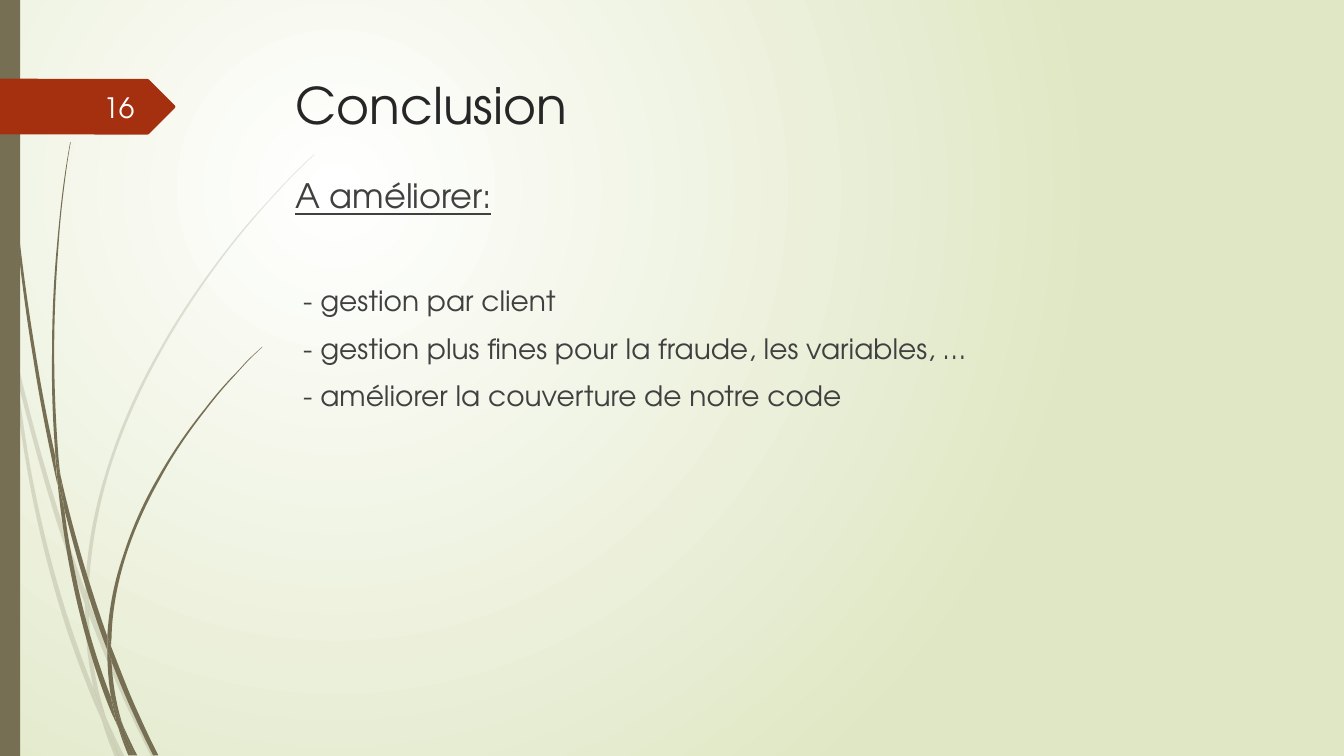
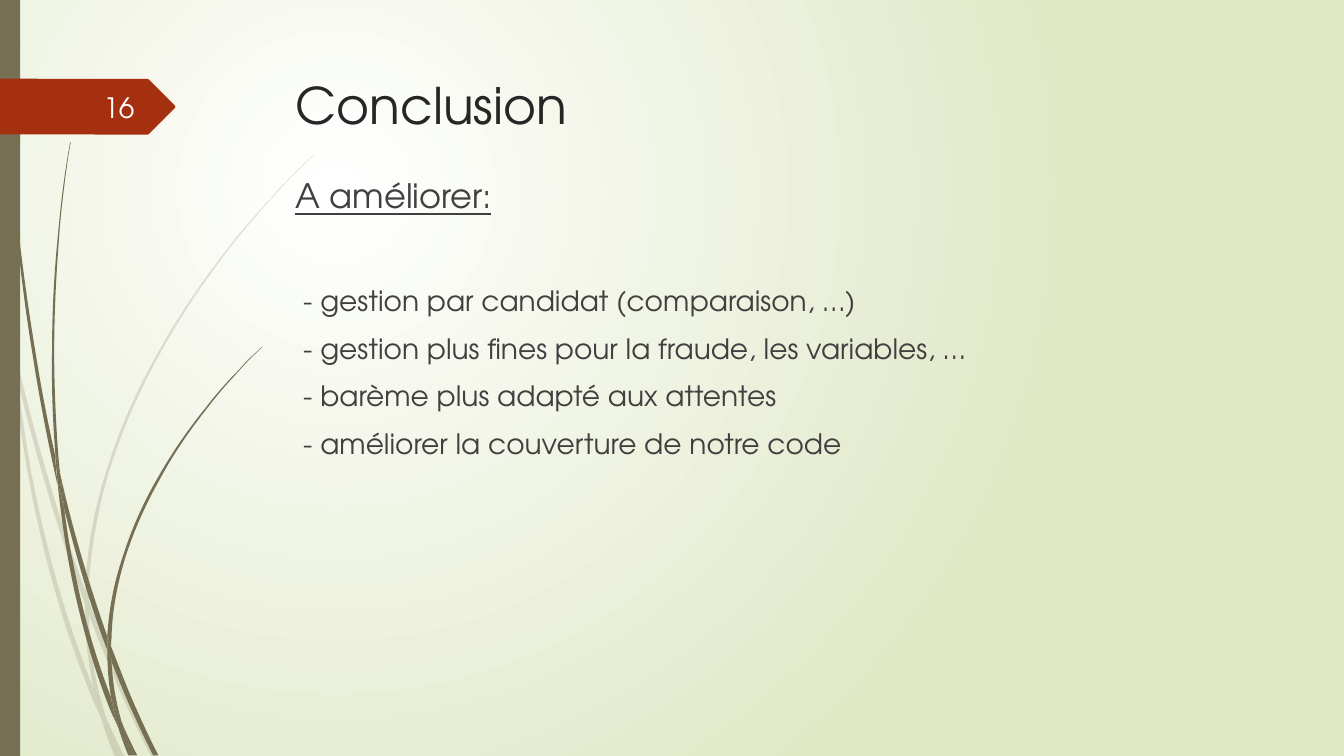
Before and after one commit to 2018grimonp/ProjetGroupe5, a slide deck: slide 16 of DoctolibGroupe51verylastversion.pptx. Drawn at 1344x756 pixels with LibreOffice and Linux fonts; fonts in the diff are those of the drawing. Boxes give left, top, right and bottom in pixels: in the first picture for what was removed or moved away, otherwise in the second. Text is boxed around its words. In the diff, an @@ line names an element or a change of style, - is before the commit and + after.

Commit message:
update du diapo

```diff
--- a/DoctolibGroupe51verylastversion.pptx
+++ b/DoctolibGroupe51verylastversion.pptx
@@ text at box(320, 290, 814, 317): text changed @@
-- gestion par client
+- gestion par candidat (comparaison, …)
@@ text at box(320, 385, 776, 412): paragraph added @@
+- barème plus adapté aux attentes
```
